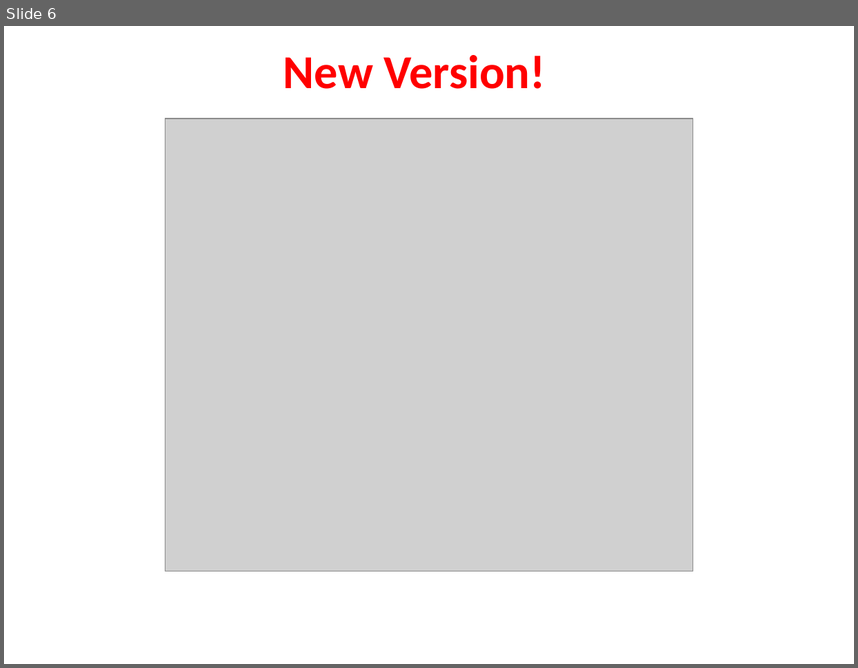
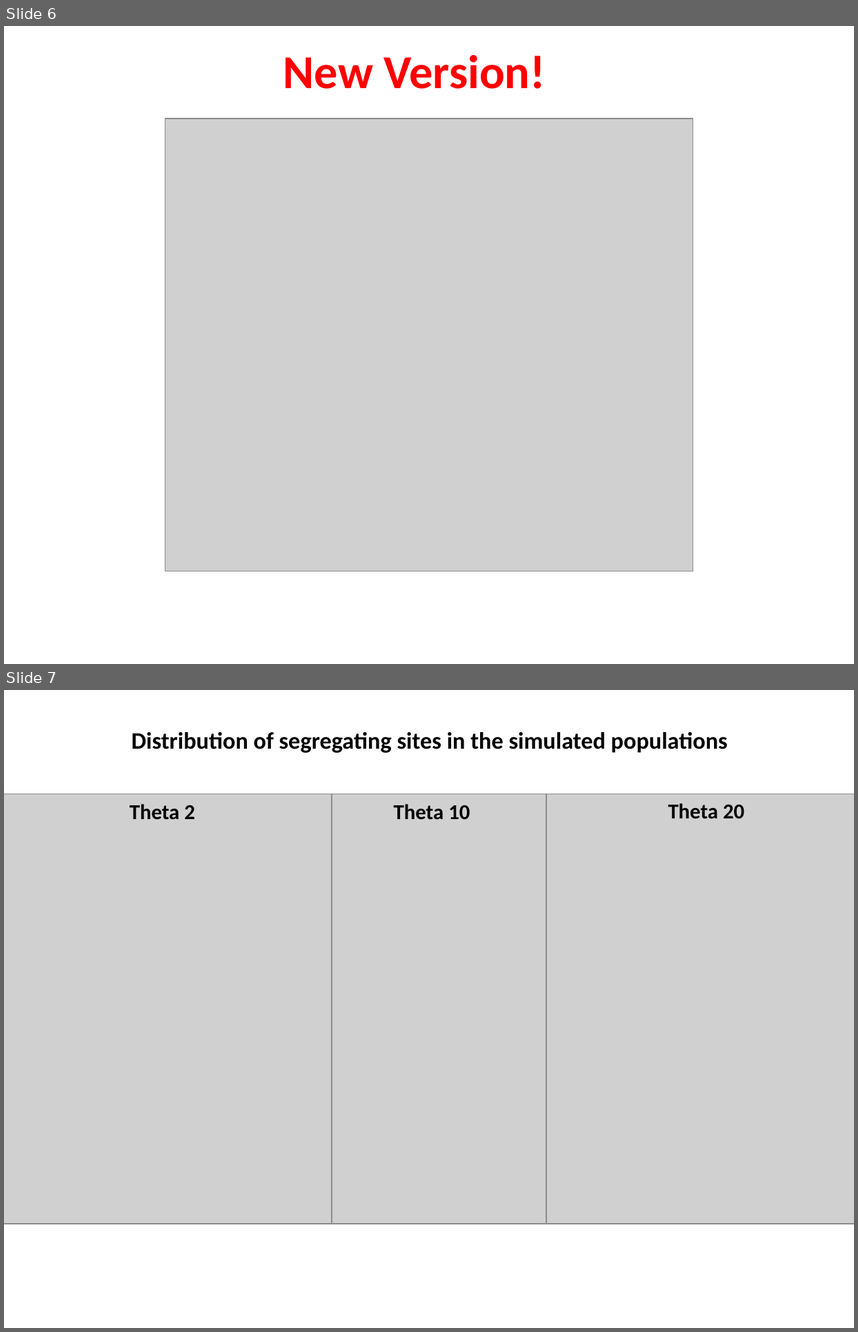
Before and after one commit to WaresLab/QuBar, a slide deck: Figures draft for manuscript.pptx. Shown one above the other, each under a label of ours: slide 6 before the commit, slides 6 and 7 after it. The pictures are 858x668 and 858x1332 pixels, drawn with LibreOffice and Linux fonts; fonts in the diff are those of the drawing; grey boxes stand for pictures. Boxes give left, top, right and bottom in pixels: in the first picture for what was removed or moved away, otherwise in the second. Text is boxed around its words. In the diff, an @@ line names an element or a change of style, - is before the commit and + after.

```diff
--- a/Figures draft for manuscript.pptx
+++ b/Figures draft for manuscript.pptx
@@ slide 7 added at (4, 690, 854, 1328), background #FFFFFF @@
@@ text added at (132, 732, 728, 753), 20 pt, text #000000, bold @@
+Distribution of segregating sites in the simulated populations
@@ picture added at (4, 793, 332, 1223) @@
@@ text added at (130, 804, 195, 820), 18 pt, text #000000, bold @@
+Theta 2
@@ picture added at (265, 793, 597, 1223) @@
@@ text added at (394, 804, 470, 820), 18 pt, text #000000, bold @@
+Theta 10
@@ picture added at (546, 793, 854, 1223) @@
@@ text added at (668, 803, 744, 819), 18 pt, text #000000, bold @@
+Theta 20
```
Also in this commit, not shown: 5 other slides added, 6 other files.
